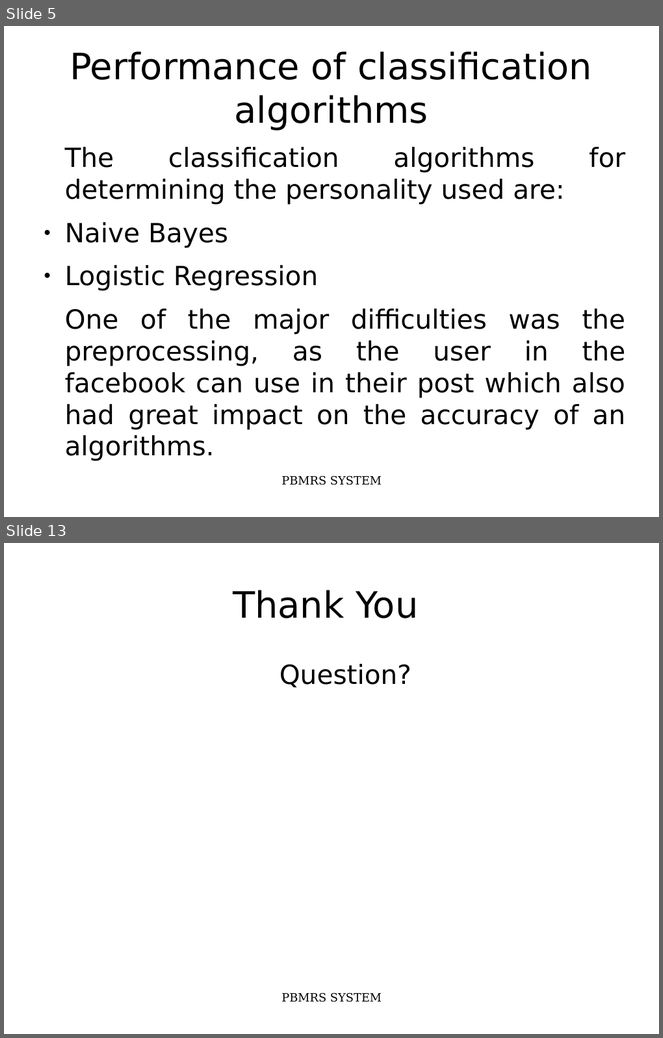
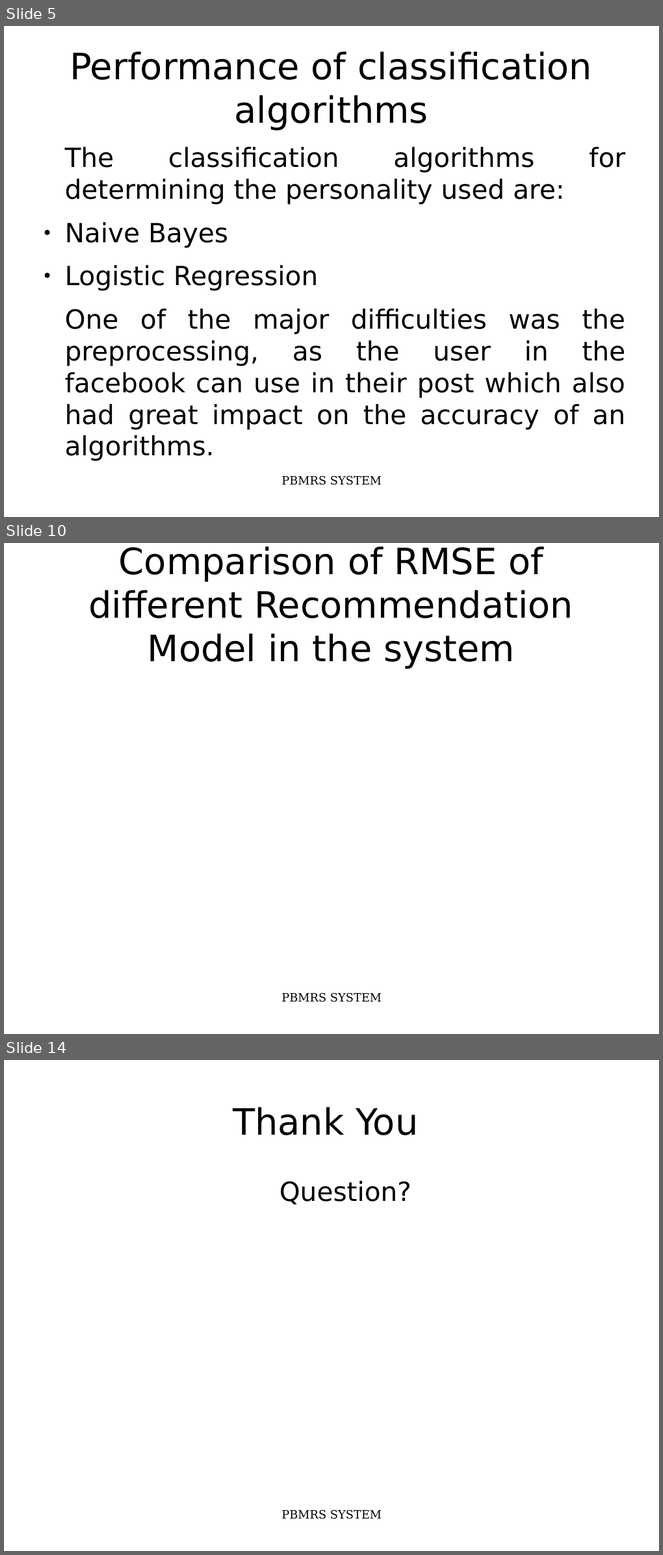
Before and after one commit to nbnbhattarai/ReportCollection, a slide deck: major_project_report/majorProjectSlides.odp. Shown one above the other, each under a label of ours: slides 5 and 13 before the commit, slides 5, 10 and 14 after it; the slides between them are not shown. The pictures are 663x1038 and 663x1555 pixels, drawn with LibreOffice and Linux fonts; fonts in the diff are those of the drawing. Boxes give left, top, right and bottom in pixels: in the first picture for what was removed or moved away, otherwise in the second. Text is boxed around its words. In the diff, an @@ line names an element or a change of style, - is before the commit and + after.

```diff
--- a/major_project_report/majorProjectSlides.odp
+++ b/major_project_report/majorProjectSlides.odp
@@ slide 10 added at (4,543,659,1034), background #FFFFFF @@
@@ title added at (89,546,573,669), 44 pt, text #000000 @@
+Comparison of RMSE of different Recommendation Model in the system
@@ text added at (282,993,382,1003), 14 pt, text #000000 @@
+PBMRS SYSTEM
@@ what was slide 13 is now slide 14 @@
```
Also in this commit, not shown: 6 slides changed, 1 other slide added, 1 slide removed, 1 other file.
